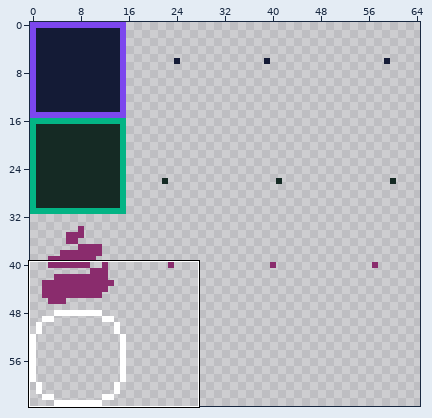
Two versions of one sprite sheet, src/resource/img/bulletPattern.png. Above: a wide view before the commit, with the close-up outlined.
Close-up. Old version:
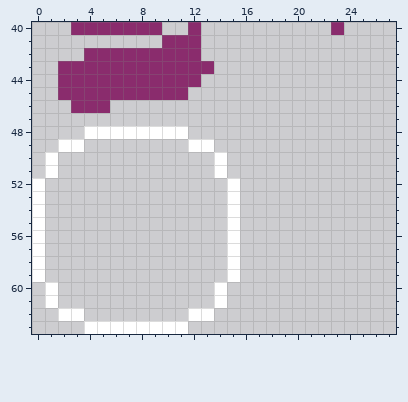
The file is 128x64 pixels. Shown: x 0..27, y 40..63. The wide view leaves out empty margins.
Now the later version:
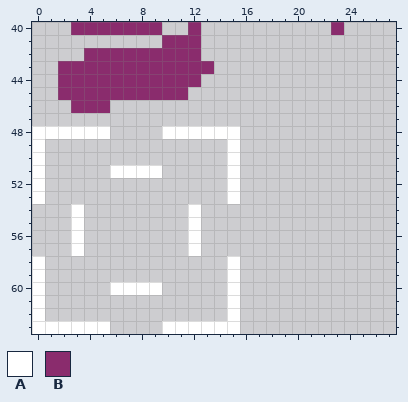
Palette (. is transparent): A #ffffff  B #8a2c6d
Diff:
y 48: x 0..3 .... -> AAAA; x 6..9 AAAA -> ....; x 12..15 .... -> AAAA
y 49: x 0 . -> A; x 2..3 AA -> ..; x 12..13 AA -> ..; x 15 . -> A
y 50: x 0..1 .A -> A.; x 14..15 A. -> .A
y 51: x 0..1 .A -> A.; x 6..9 .... -> AAAA; x 14..15 A. -> .A
y 54..57: x 0 A -> .; x 3 . -> A; x 12 . -> A; x 15 A -> .
y 60: x 0..1 .A -> A.; x 6..9 .... -> AAAA; x 14..15 A. -> .A
y 61: x 0..1 .A -> A.; x 14..15 A. -> .A
y 62: x 0 . -> A; x 2..3 AA -> ..; x 12..13 AA -> ..; x 15 . -> A
y 63: x 0..3 .... -> AAAA; x 6..9 AAAA -> ....; x 12..15 .... -> AAAA
